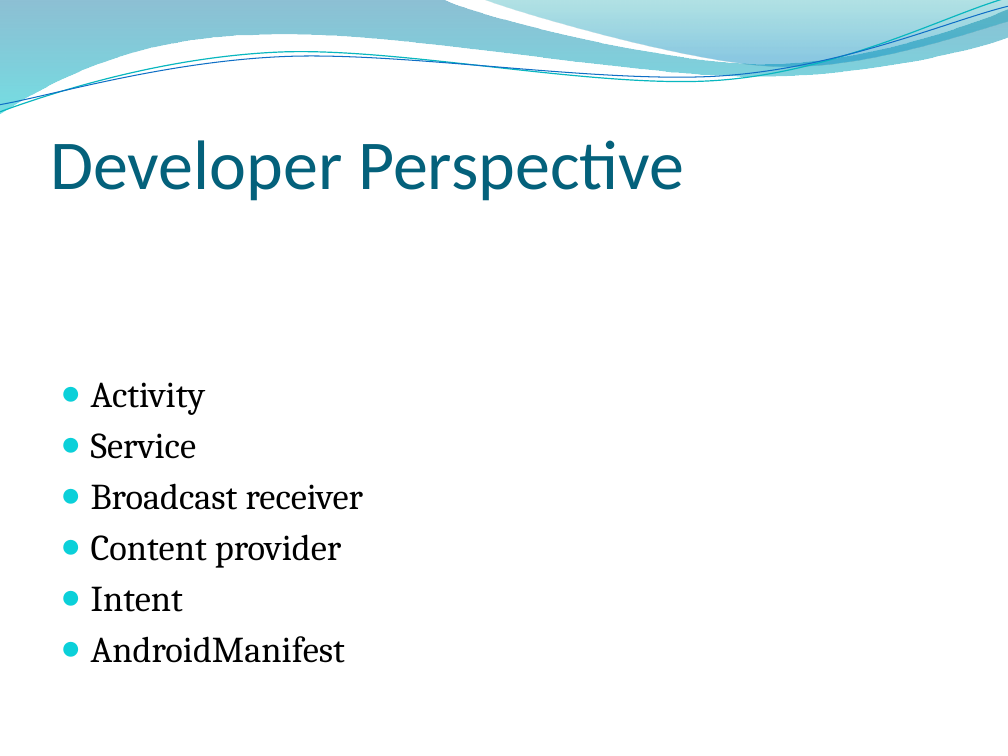
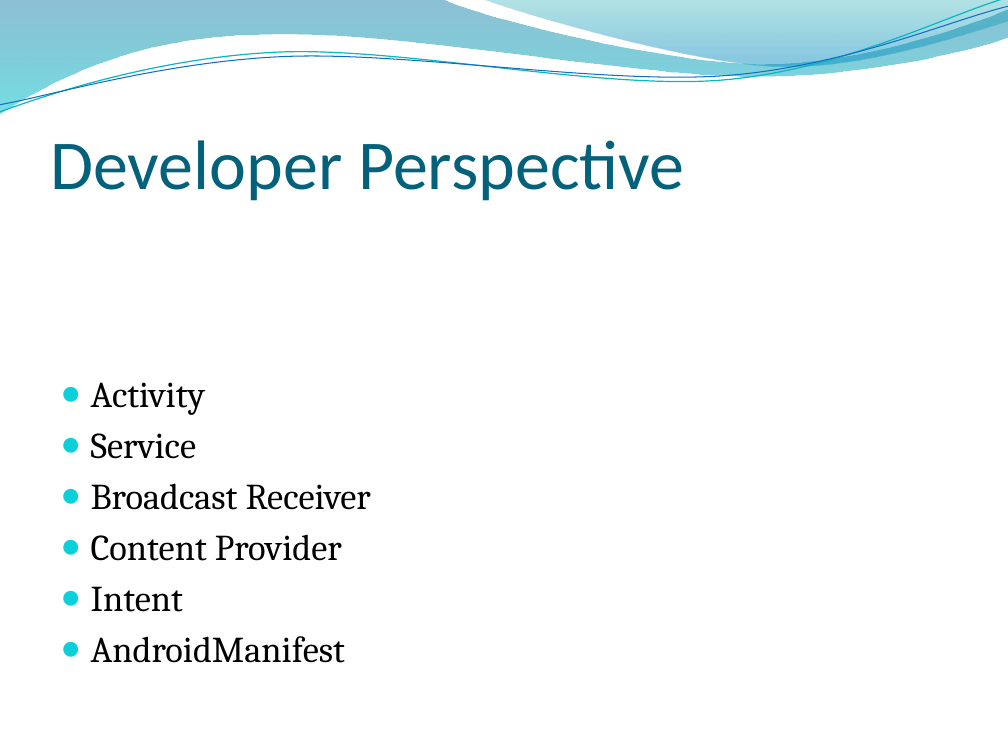
Before and after one commit to melbjvm/android101, a slide deck: slide 13 of Android 101.pptx (slide 12 before the commit). Drawn at 1008x756 pixels with LibreOffice and Linux fonts; fonts in the diff are those of the drawing. Boxes give left, top, right and bottom in pixels: in the first picture for what was removed or moved away, otherwise in the second. Text is boxed around its words. In the diff, an @@ line names an element or a change of style, - is before the commit and + after.

```diff
--- a/Android 101.pptx
+++ b/Android 101.pptx
@@ text at bbox=[91, 483, 371, 561]: text changed @@
-● Broadcast receiver
-● Content provider
+● Broadcast Receiver
+● Content Provider
```
Also in this commit, not shown: 14 other slides changed, 13 slides added, 8 slides removed.
